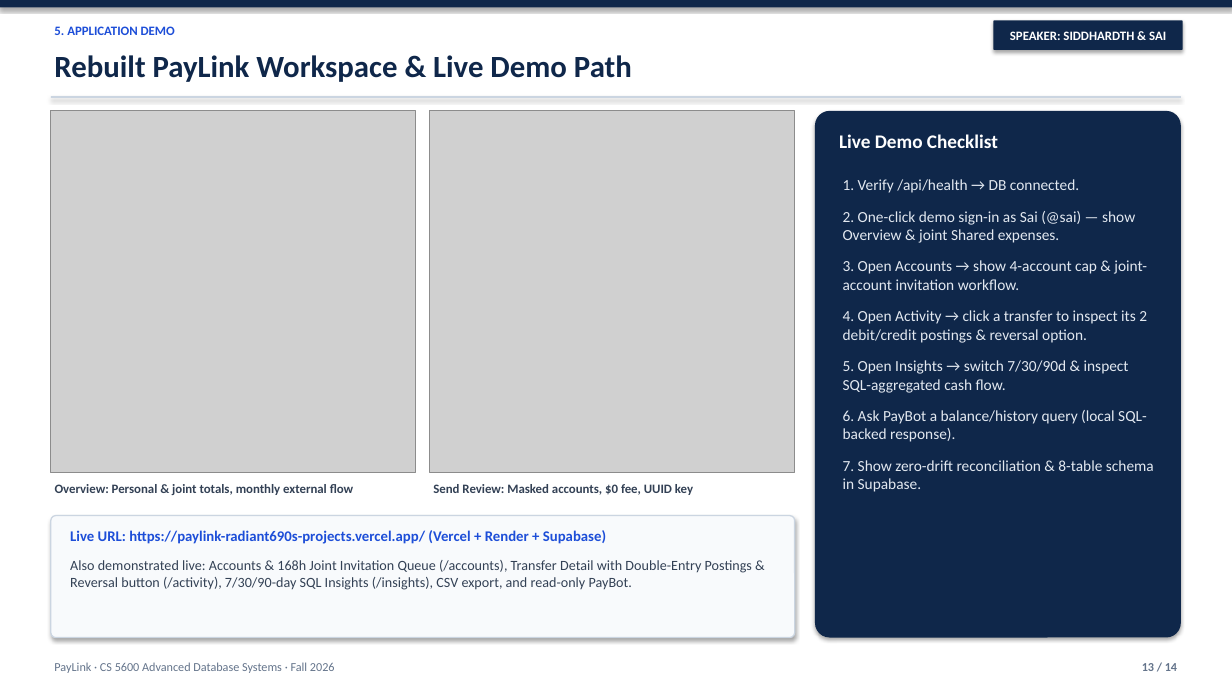
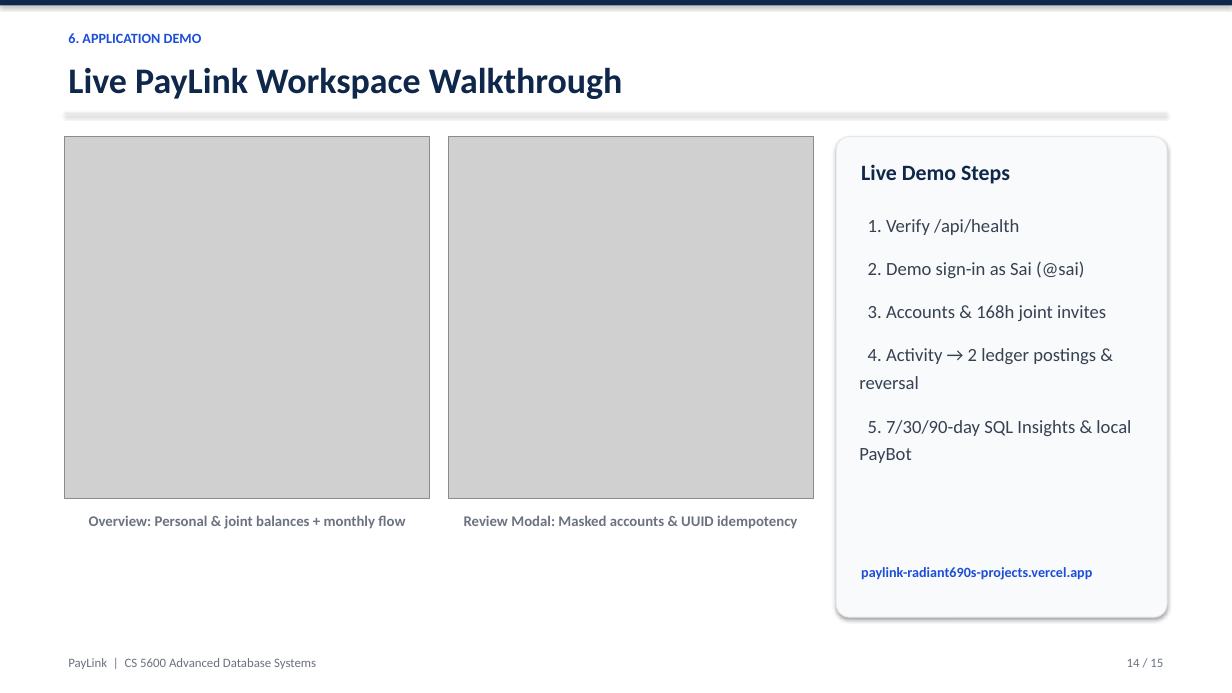
Before and after one commit to venkatasai-kadamati/paylink, a slide deck: slide 14 of docs/adb-final-presentation.pptx (slide 13 before the commit). Drawn at 1232x693 pixels with LibreOffice and Linux fonts; fonts in the diff are those of the drawing; grey boxes stand for pictures. Boxes give left, top, right and bottom in pixels: in the first picture for what was removed or moved away, otherwise in the second. Text is boxed around its words. In the diff, an @@ line names an element or a change of style, - is before the commit and + after.

```diff
--- a/docs/adb-final-presentation.pptx
+++ b/docs/adb-final-presentation.pptx
@@ rounded rectangle removed at [994, 20, 1183, 50] @@
-SPEAKER: SIDDHARDTH & SAI
@@ text at [68, 33, 202, 43]: text changed; size 10 to 11 pt @@
-5. APPLICATION DEMO
+6. APPLICATION DEMO
@@ text at [68, 67, 623, 99]: text changed; size 24 to 28 pt @@
-Rebuilt PayLink Workspace & Live Demo Path
+Live PayLink Workspace Walkthrough
@@ rectangle: place and size @@
-rectangle at [51, 96, 1181, 98]
+rectangle at [65, 113, 1167, 114]
@@ rectangle at [65, 113, 1167, 114]: fill #CBD5E1 to #E5E7EB @@
@@ picture: place and size @@
-picture at [51, 111, 416, 472]
+picture at [65, 137, 430, 498]
@@ picture: place and size @@
-picture at [430, 111, 795, 472]
+picture at [448, 137, 813, 498]
@@ rounded rectangle: place and size @@
-rounded rectangle at [815, 111, 1181, 638]
+rounded rectangle at [836, 137, 1167, 617]
@@ rounded rectangle at [836, 137, 1167, 617]: fill #0F274A to #F8FAFC; outline none to #E5E7EB 0.75 pt @@
@@ text at [861, 164, 1010, 184]: text changed; size 15 to 17 pt; text colour #FFFFFF to #0F274A @@
-Live Demo Checklist
+Live Demo Steps
@@ text at [859, 219, 1131, 463]: text changed; size 12 to 14.5 pt; text colour #E2E8F0 to #374151 @@
-1. Verify /api/health → DB connected.
-2. One-click demo sign-in as Sai (@sai) — show Overview & joint Shared expenses.
-3. Open Accounts → show 4-account cap & joint-account invitation workflow.
-4. Open Activity → click a transfer to inspect its 2 debit/credit postings & reversal option.
-5. Open Insights → switch 7/30/90d & inspect SQL-aggregated cash flow.
-6. Ask PayBot a balance/history query (local SQL-backed response).
-7. Show zero-drift reconciliation & 8-table schema in Supabase.
+1. Verify /api/health
+2. Demo sign-in as Sai (@sai)
+3. Accounts & 168h joint invites
+4. Activity → 2 ledger postings & reversal
+5. 7/30/90-day SQL Insights & local PayBot
@@ rounded rectangle removed at [51, 516, 795, 638] @@
@@ text at [89, 515, 405, 529]: text changed; size 10 to 11.5 pt; text colour #334155 to #6B7280 @@
-Overview: Personal & joint totals, monthly external flow
+Overview: Personal & joint balances + monthly flow
@@ text at [464, 515, 797, 529]: text changed; size 10 to 11.5 pt; text colour #334155 to #6B7280 @@
-Send Review: Masked accounts, $0 fee, UUID key
+Review Modal: Masked accounts & UUID idempotency
@@ text removed at [70, 560, 752, 590] @@
-Also demonstrated live: Accounts & 168h Joint Invitation Queue (/accounts), Transfer Detail with Double-Entry Postings & Reversal button (/activity), 7/30/90-day SQL Insights (/insights), CSV export, and read-only PayBot.
@@ text at [861, 567, 1092, 580]: text changed; size 11.5 to 11 pt @@
-Live URL: https://paylink-radiant690s-projects.vercel.app/ (Vercel + Render + Supabase)
+paylink-radiant690s-projects.vercel.app
@@ text at [68, 658, 316, 669]: text changed; size 9.5 to 10 pt; text colour #64748B to #6B7280 @@
-PayLink · CS 5600 Advanced Database Systems · Fall 2026
+PayLink | CS 5600 Advanced Database Systems
@@ text at [1127, 659, 1163, 667]: text changed; size 9.5 to 10 pt; text colour #64748B to #6B7280; bold off @@
-13 / 14
+14 / 15
```
Also in this commit, not shown: 5 other slides changed, 9 slides added, 8 slides removed, 2 other files.
